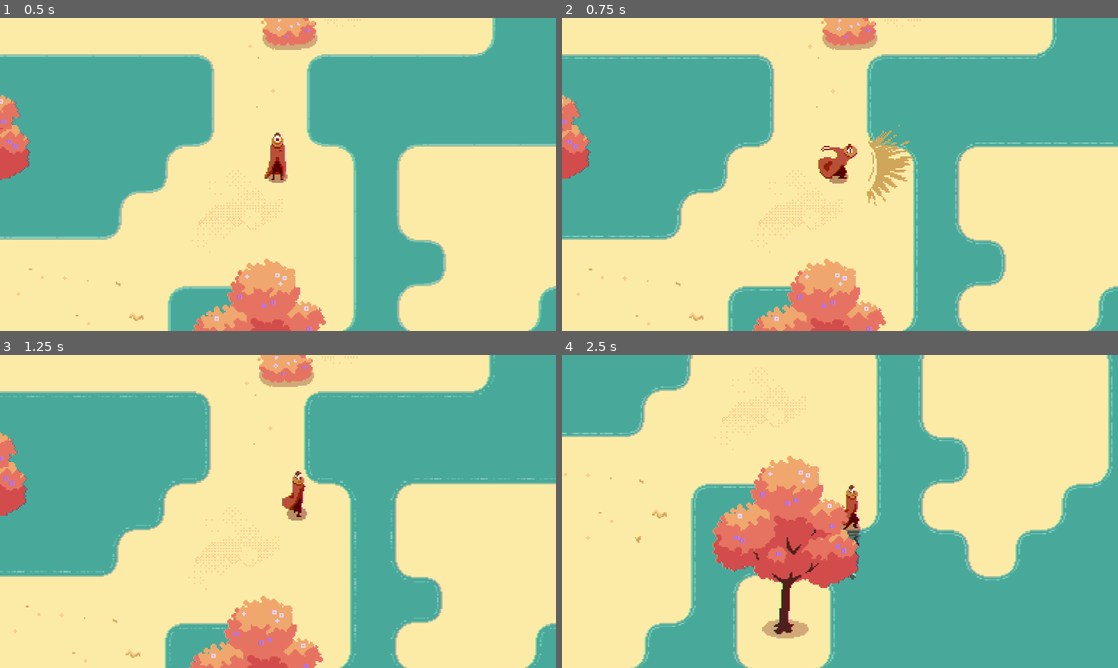
Above: before the commit, frames 1-4 (two rows, left to right).
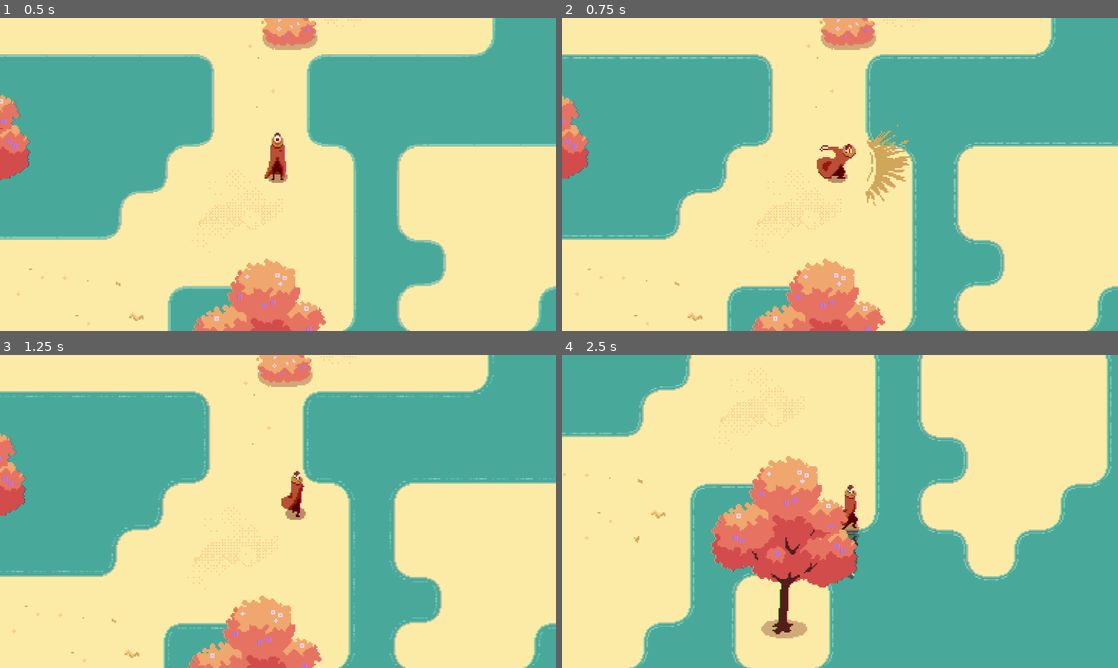
Above: after the commit, the same moments.

Repository: Lukko-Digital/Sift
Game: Godot game, scene res://scenes/main.tscn
The game is run twice, just before and just after one commit, with the same random seed, the same clock (stepped at 60 frames per second) and the same inputs. The engine's default icon, where the game draws it, is replaced by a stand-in: a white triangle on a blue panel in a dark square.
Inputs (mouse positions are in pixels of both pictures, inside the frame that each line leads up to):
- Up to frame 1 (0.5 s): no input
- Up to frame 2 (0.75 s): move the mouse to (962, 158) at 0.52 s; hold D (right) from 0.53 s (still down); click (962, 158) at 0.6 s
- Up to frame 3 (1.25 s): keep holding D (right)
- Up to frame 4 (2.5 s): move the mouse to (728, 527) at 1.27 s; release D (right) at 1.28 s; hold S (down) 1.28-2.03 s; tap Space (dash) at 1.35 s; move the mouse to (895, 442) at 2.02 s; hold D (right) from 2.03 s (still down); tap E (interact) at 2.1 s

Frame 1 is identical in both runs. In frame 2, 5.0% of the frame differs, in the area x 0-100%, y 0-100%; in frame 3, 3.9%; in frame 4, 5.3%, in the area x 0-99%, y 0-100%.

Commit message:
reset camera to default position after shake also remove unecessary script properties

Diff:
--- a/scripts/player/player_camera.gd
+++ b/scripts/player/player_camera.gd
@@ -2,11 +2,8 @@
 
 var shake_amount: float
 var default_offset: Vector2 = offset
-var pos_x: int
-var pos_y: int
 
 @onready var shake_timer: Timer = $ShakeTimer
-@onready var tween: Tween = create_tween()
 
 func _ready():
 	shake_timer.timeout.connect(_on_timer_timeout)
@@ -24,4 +21,4 @@
 
 func _on_timer_timeout():
 	set_process(false)
-	tween.interpolate_value(self, "offset", 1, 1, tween.TRANS_LINEAR, tween.EASE_IN)
+	offset = default_offset
